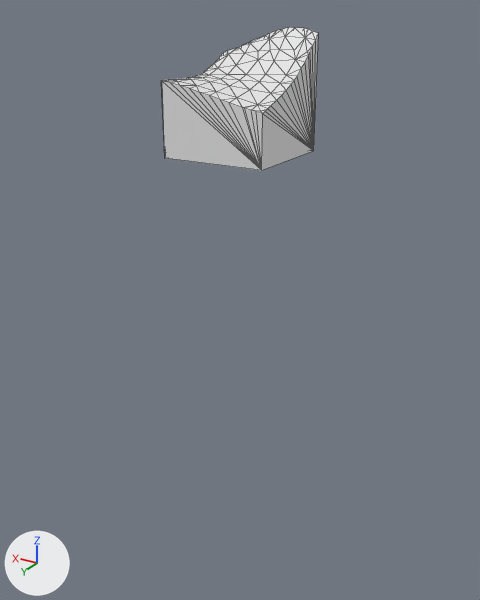
One commit to the glTF model assets/terrain/surface_pieces/surf_22_3.glb: the scene before it, then after it.
Rendered twice from a 50 mm camera at (-13.4, 119.0, -24.1) aimed at (2.7, 92.2, -37.5). The axes (+X, +Y, +Z) are drawn at lower left. The lights are the same throughout. The first picture is the older version. Mesh edges are drawn as thin lines. Where no turn or scale is listed for an object, it has been applied to the vertices.

In view in the first picture: 'geometry_0'.
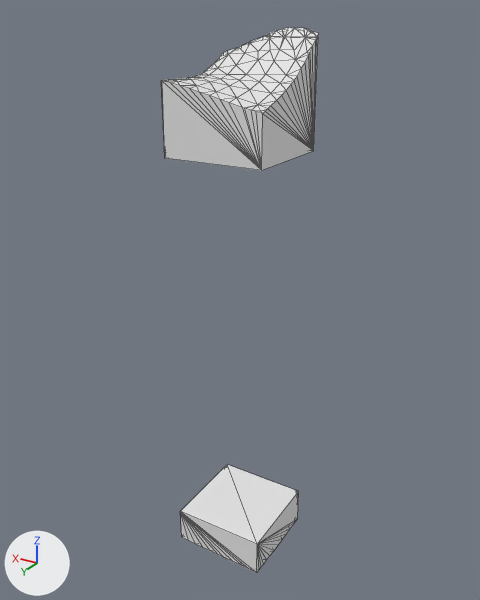
Where the change shows, as pixel boxes (x1, y1, x2, y2) in the pictures (480 x 600 px):
```json
{"object": "layer_6", "change": "added", "after": [180, 465, 299, 573]}
```

Scene script edits in JSON lines:
```json
{"op": "add", "block": "me_layer_6", "code": ["me_layer_6 = bpy.data.meshes.new('layer_6')", "me_layer_6.from_pydata(...)  # 86 vertices, 168 faces; spans x 0.0..5.0, y 90.0..95.0, z -52.07..-50.0"]}
{"op": "add", "block": "ob_layer_6", "code": ["ob_layer_6 = bpy.data.objects.new('layer_6', me_layer_6)", "ob_layer_6.location = (0.0, 0.0, 0.0)"]}
```
